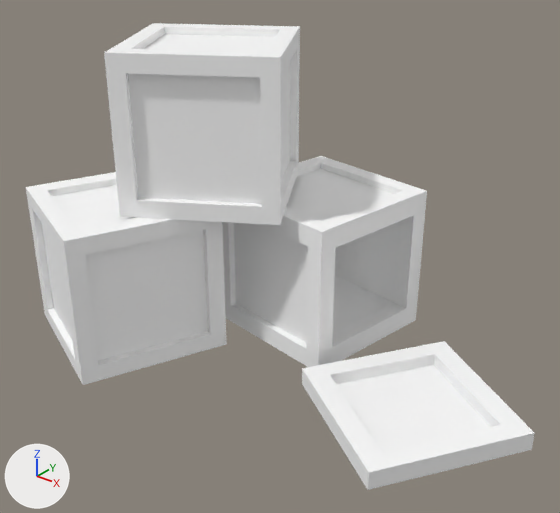
The glTF model assets/synty/simple_fantasy_interiors/models/SM_Prop_Crate_02.glb, before and after one commit.
Camera for both pictures: a camera (50 mm lens) standing at (0.0312, -0.036, 0.0316) and looking at (0.0014, 0.0013, 0.0086). Lighting does not change. The marker at lower left points along +X, +Y and +Z.

Objects in the first picture: 'SM_Prop_Crate_02'.
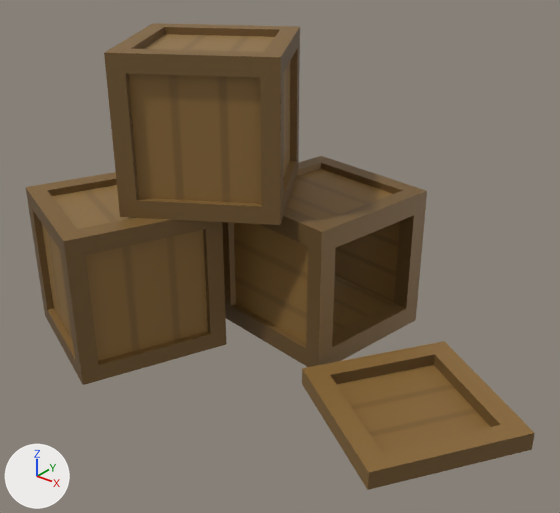
What changed in the scene script:
```text
Add img_simplefantasyinteriorstexture:
    img_simplefantasyinteriorstexture = load_image('SimpleFantasyInteriorsTexture', '_unpacked/SimpleFantasyInteriorsTexture', 1024, 1024, 'sRGB')
Change mat_lambert1:
    remove mat_lambert1.base_color = (1.0, 1.0, 1.0)  # white #ffffff
    add mat_lambert1.texture = img_simplefantasyinteriorstexture
```

Boxes [x1, y1, x2, y2] around the edits, measured in the pictures (560 x 513 px):
'SM_Prop_Crate_02', surface changed (white to brown)
    both: [26, 23, 535, 490]
